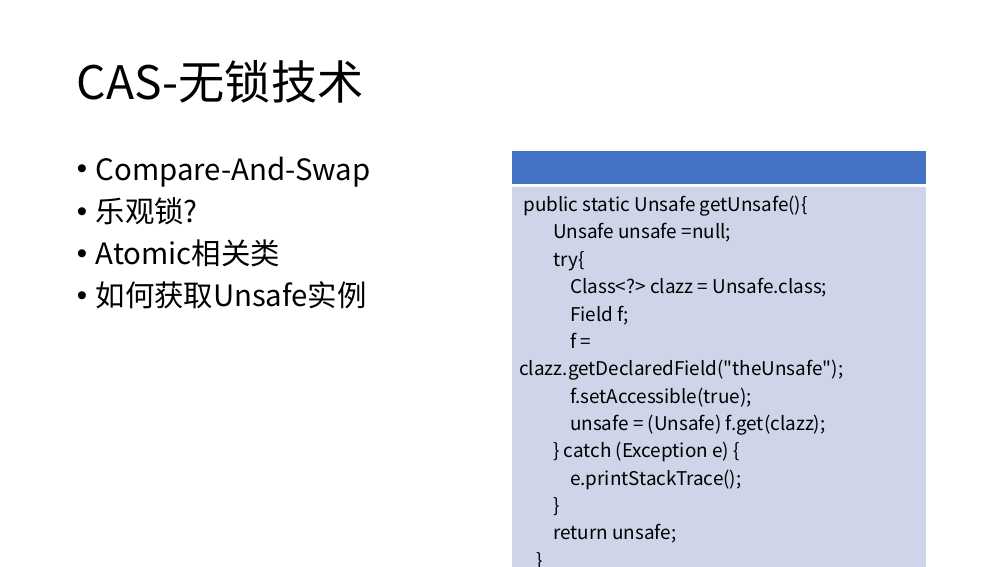
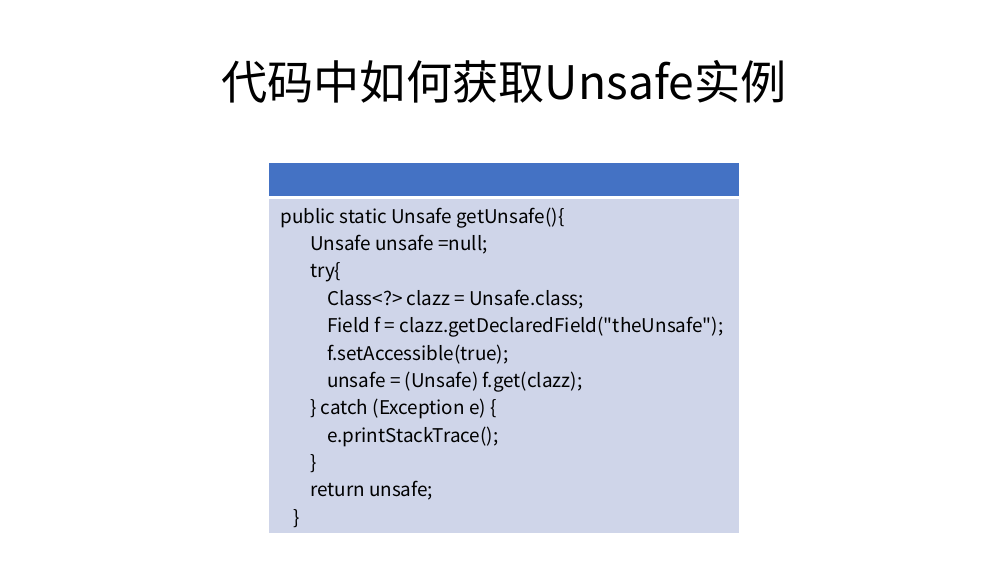
Before and after one commit to cncounter/translation, a slide deck: slide 15 of tiemao_2019/25_jvm_toc/03.JMM与线程安全.pptx (slide 10 before the commit). Drawn at 1008x567 pixels with LibreOffice and Linux fonts; fonts in the diff are those of the drawing. Boxes give left, top, right and bottom in pixels: in the first picture for what was removed or moved away, otherwise in the second. Text is boxed around its words. In the diff, an @@ line names an element or a change of style, - is before the commit and + after.

```diff
--- a/tiemao_2019/25_jvm_toc/03.JMM与线程安全.pptx
+++ b/tiemao_2019/25_jvm_toc/03.JMM与线程安全.pptx
@@ title at [221, 60, 786, 103]: text changed @@
-CAS-无锁技术
+代码中如何获取Unsafe实例
@@ text removed at [96, 156, 371, 309] @@
-• Compare-And-Swap
-• 乐观锁?
-• Atomic相关类
-• 如何获取Unsafe实例
@@ table at [268, 163, 740, 504] @@
@@ row 2, column 1: "public static Unsafe getUnsafe(){ / Unsafe unsafe =null; / try{ / Class<?> clazz = Unsafe.class; / Field f; / f = clazz.getDeclaredField("theUnsafe"); / f.setAccessible(true); / unsafe = (Unsafe) f.get(clazz); / } catch (Exception e) { / e.printStackTrace(); / } / return unsafe; / }" to "public static Unsafe getUnsafe(){ / Unsafe unsafe =null; / try{ / Class<?> clazz = Unsafe.class; / Field f = clazz.getDeclaredField("theUnsafe"); / f.setAccessible(true); / unsafe = (Unsafe) f.get(clazz); / } catch (Exception e) { / e.printStackTrace(); / } / return unsafe; / }" @@
@@ table: place and size @@
-table at [512, 151, 926, 547]
+table at [268, 163, 740, 504]
```
Also in this commit, not shown: 16 other slides changed, 18 slides added, 1 slide removed, 5 other files.
